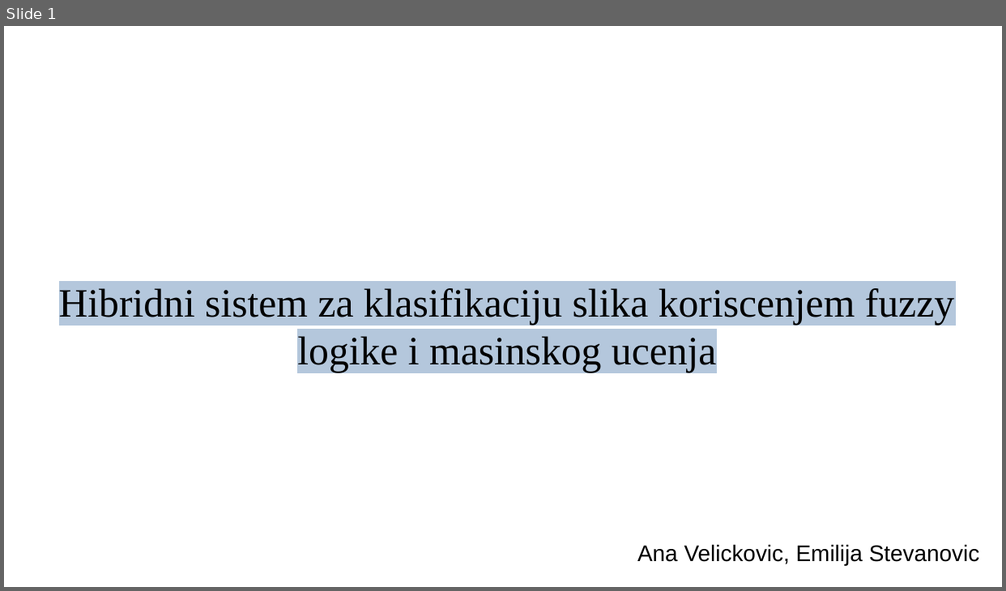
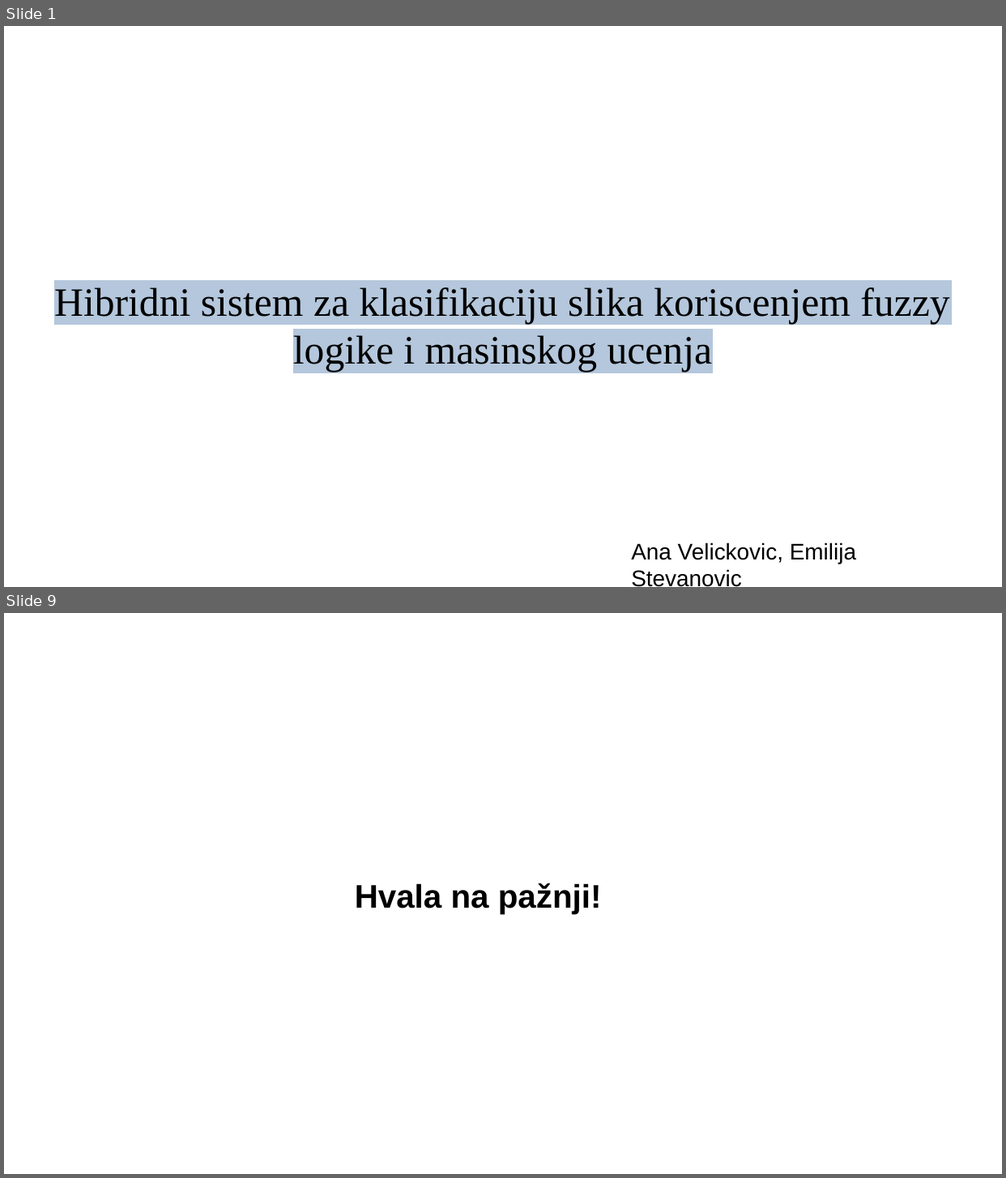
Before and after one commit to VelickovicAna/ri_projekat, a slide deck: prezentacija.odp. Shown one above the other, each under a label of ours: slide 1 before the commit, slides 1 and 9 after it; the slides between them are not shown. The pictures are 1006x591 and 1006x1178 pixels, drawn with LibreOffice and Linux fonts; fonts in the diff are those of the drawing; background and template pictures are left out. Boxes give left, top, right and bottom in pixels: in the first picture for what was removed or moved away, otherwise in the second. Text is boxed around its words. In the diff, an @@ line names an element or a change of style, - is before the commit and + after.

```diff
--- a/prezentacija.odp
+++ b/prezentacija.odp
@@ slide 9 added at <box>4,613,1002,1174</box>, background #FFFFFF @@
@@ text added at <box>355,884,602,914</box>, 26 pt, text #000000, bold @@
+Hvala na pažnji!
@@ slide 1 changed as well @@
@@ subtitle "Hibridni sistem za klasifikaciju slika ...": place and size @@
-subtitle "Hibridni sistem za klasifikaciju slika ..." at <box>59,288,954,373</box>
+subtitle "Hibridni sistem za klasifikaciju slika ..." at <box>54,288,949,373</box>
@@ text "Ana Velickovic, Emilija Stevanovic" rewrapped from <box>637,544,980,565</box> to <box>631,543,856,587</box> @@
```
Also in this commit, not shown: 7 other slides added, 13 slides removed.
